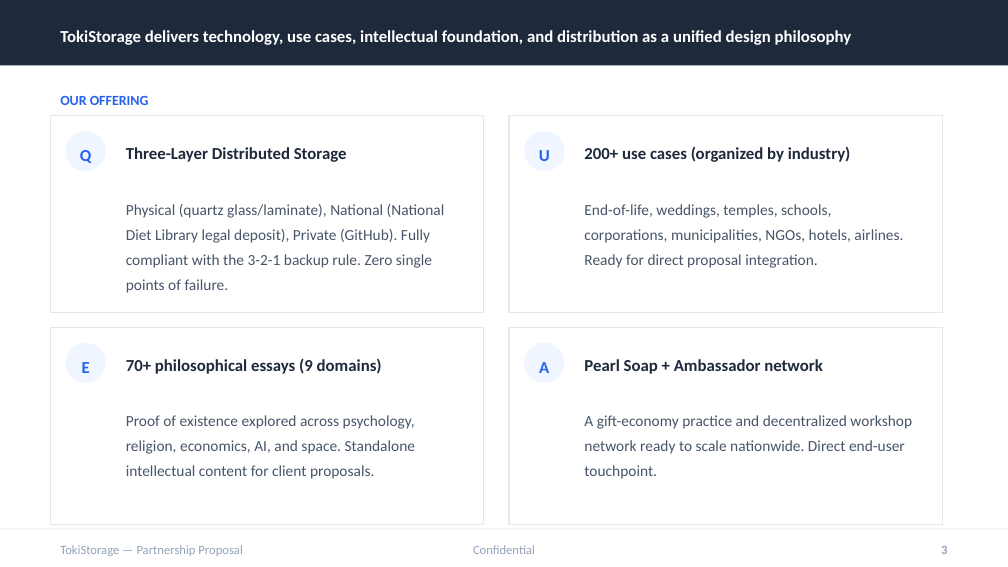
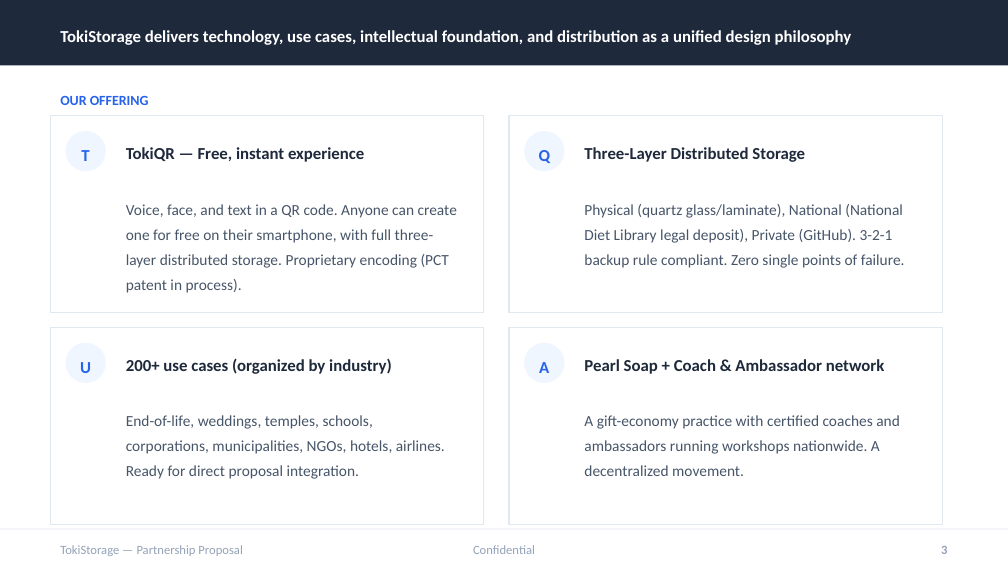
Before and after one commit to tokistorage/lp, a slide deck: slide 3 of tokistorage-partnership-deck-en.pptx. Drawn at 1008x567 pixels with LibreOffice and Linux fonts; fonts in the diff are those of the drawing. Boxes give left, top, right and bottom in pixels: in the first picture for what was removed or moved away, otherwise in the second. Text is boxed around its words. In the diff, an @@ line names an element or a change of style, - is before the commit and + after.

```diff
--- a/tokistorage-partnership-deck-en.pptx
+++ b/tokistorage-partnership-deck-en.pptx
@@ text at (x1=126, y1=147, x2=364, y2=162): text changed @@
-Three-Layer Distributed Storage
+TokiQR — Free, instant experience
@@ text at (x1=584, y1=147, x2=805, y2=162): text changed @@
-200+ use cases (organized by industry)
+Three-Layer Distributed Storage
@@ text at (x1=81, y1=150, x2=89, y2=161): text changed @@
-Q
+T
@@ text at (x1=539, y1=150, x2=551, y2=163): text changed @@
-U
+Q
@@ text at (x1=126, y1=204, x2=457, y2=293): text changed @@
-Physical (quartz glass/laminate), National (National Diet Library legal deposit), Private (GitHub). Fully compliant with the 3-2-1 backup rule. Zero single points of failure.
+Voice, face, and text in a QR code. Anyone can create one for free on their smartphone, with full three-layer distributed storage. Proprietary encoding (PCT patent in process).
@@ text at (x1=584, y1=204, x2=905, y2=268): text changed @@
-End-of-life, weddings, temples, schools, corporations, municipalities, NGOs, hotels, airlines. Ready for direct proposal integration.
+Physical (quartz glass/laminate), National (National Diet Library legal deposit), Private (GitHub). 3-2-1 backup rule compliant. Zero single points of failure.
@@ text at (x1=126, y1=358, x2=392, y2=374): text changed @@
-70+ philosophical essays (9 domains)
+200+ use cases (organized by industry)
@@ text at (x1=584, y1=359, x2=885, y2=374): text changed @@
-Pearl Soap + Ambassador network
+Pearl Soap + Coach & Ambassador network
@@ text at (x1=80, y1=362, x2=91, y2=373): text changed @@
-E
+U
@@ text at (x1=126, y1=415, x2=445, y2=479): text changed @@
-Proof of existence explored across psychology, religion, economics, AI, and space. Standalone intellectual content for client proposals.
+End-of-life, weddings, temples, schools, corporations, municipalities, NGOs, hotels, airlines. Ready for direct proposal integration.
@@ text at (x1=584, y1=415, x2=900, y2=476): text changed @@
-A gift-economy practice and decentralized workshop network ready to scale nationwide. Direct end-user touchpoint.
+A gift-economy practice with certified coaches and ambassadors running workshops nationwide. A decentralized movement.
```
Also in this commit, not shown: 1 other slide changed, 4 other files.
